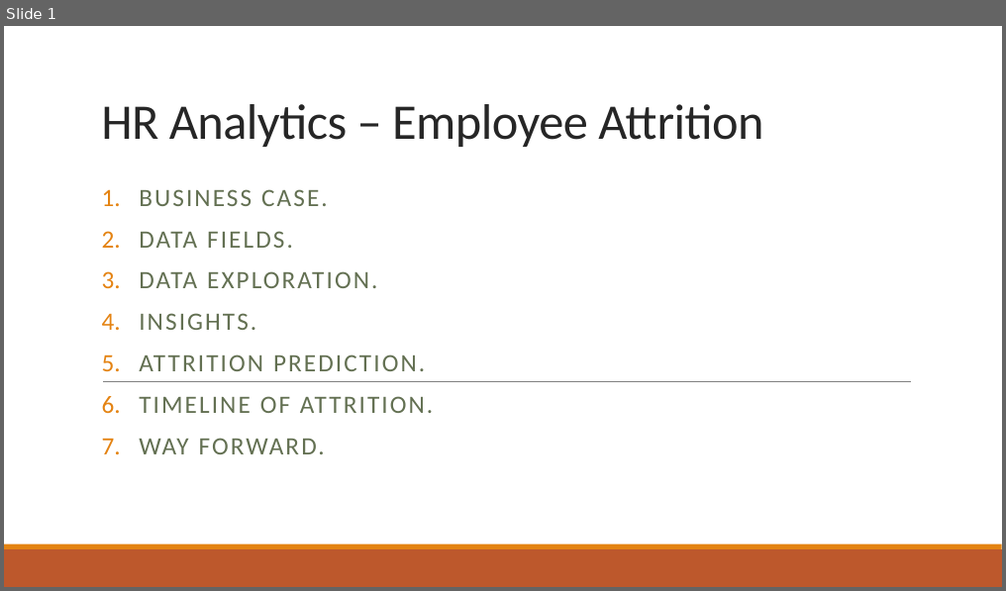
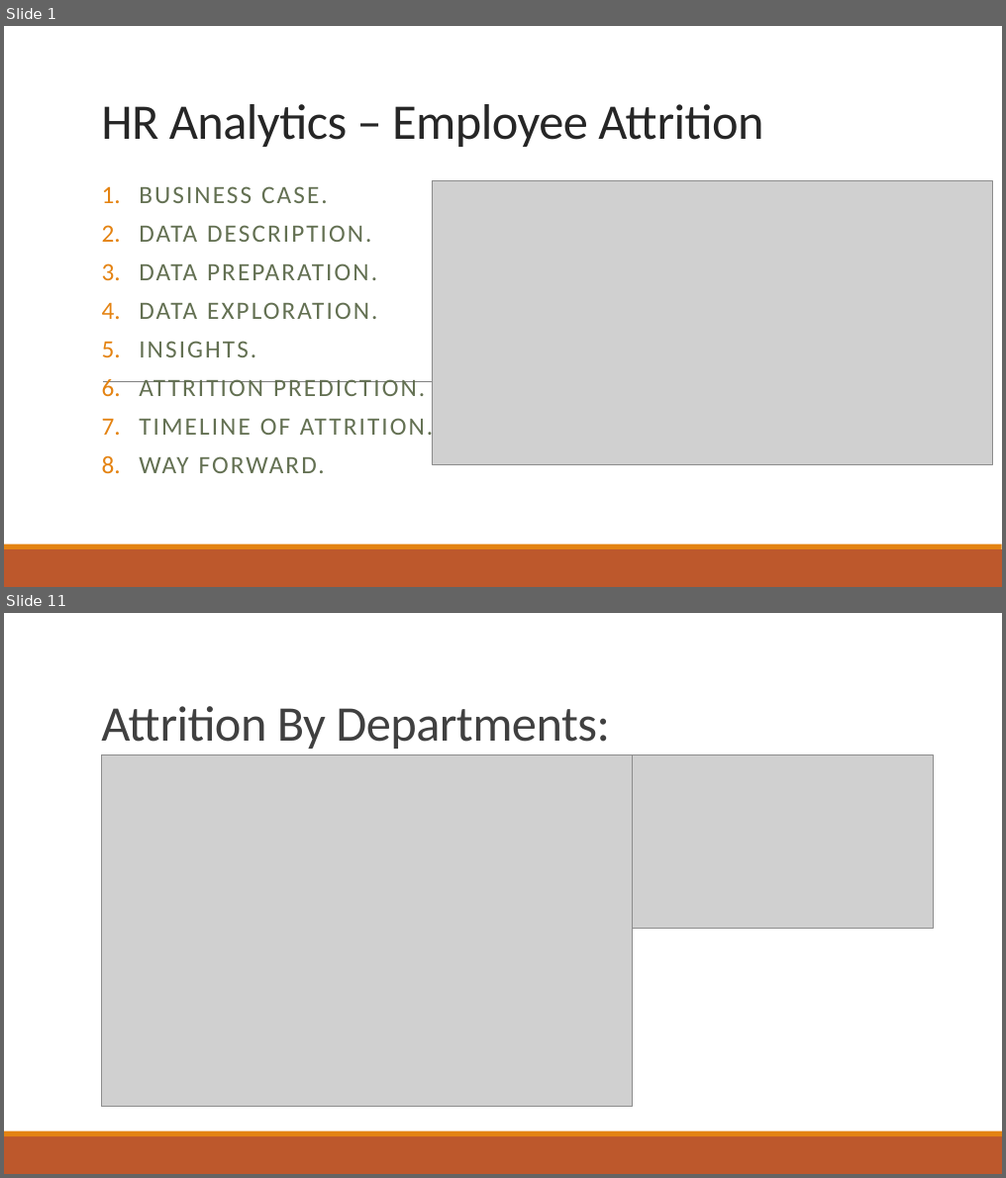
Before and after one commit to shuvayan/EloquentJavascript, a slide deck: HR Analytics – Employee Attrition.pptx. Shown one above the other, each under a label of ours: slide 1 before the commit, slides 1 and 11 after it; the slides between them are not shown. The pictures are 1006x591 and 1006x1178 pixels, drawn with LibreOffice and Linux fonts; fonts in the diff are those of the drawing; grey boxes stand for pictures. Boxes give left, top, right and bottom in pixels: in the first picture for what was removed or moved away, otherwise in the second. Text is boxed around its words. In the diff, an @@ line names an element or a change of style, - is before the commit and + after.

```diff
--- a/HR Analytics – Employee Attrition.pptx
+++ b/HR Analytics – Employee Attrition.pptx
@@ slide 11 added at [4, 613, 1002, 1174], background #FFFFFF; not listed: 2 template elements that a slide beside it also shows @@
@@ title added at [101, 706, 610, 749], 48 pt, text #404040 @@
+Attrition By Departments:
@@ picture added at [101, 756, 632, 1107] @@
@@ line added from (102, 756) to (918, 756), #808080 0.5 pt @@
@@ picture added at [632, 756, 933, 928] @@
@@ slide 1 changed as well @@
@@ subtitle at [139, 186, 433, 473]: line spacing 0.9 to 0.8 @@
@@ picture added at [432, 181, 992, 465] @@
@@ subtitle at [139, 225, 377, 280]: text changed @@
-2. DATA FIELDS.
+2. DATA DESCRIPTION.
+3. DATA PREPARATION.
```
Also in this commit, not shown: 9 other slides added.
